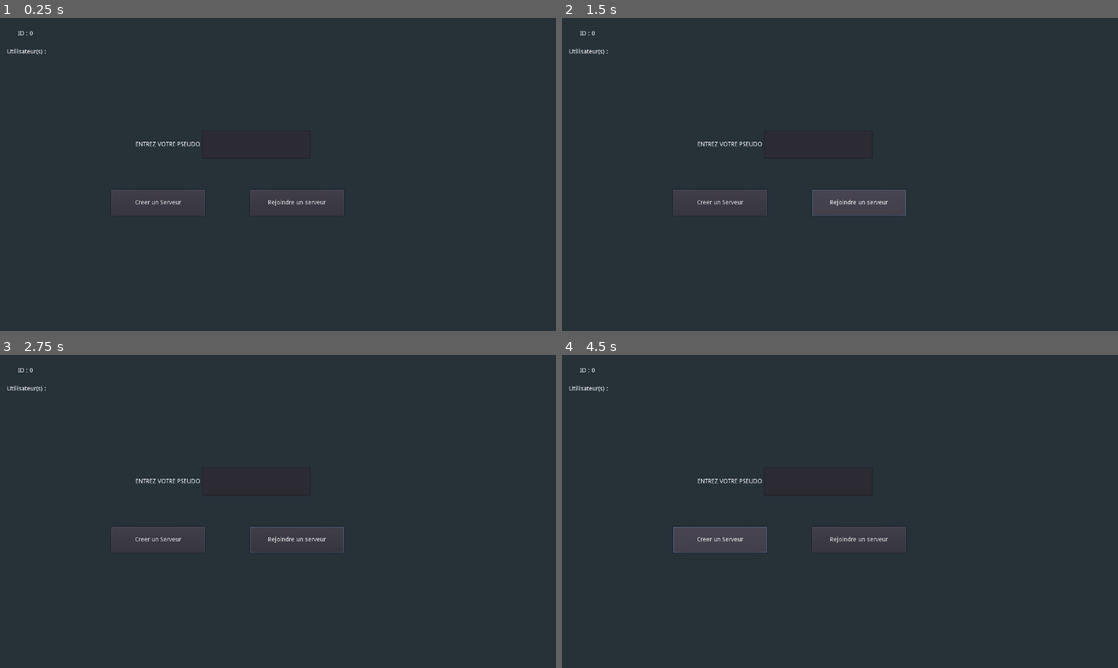
Above: before the commit, frames 1-4 (two rows, left to right).
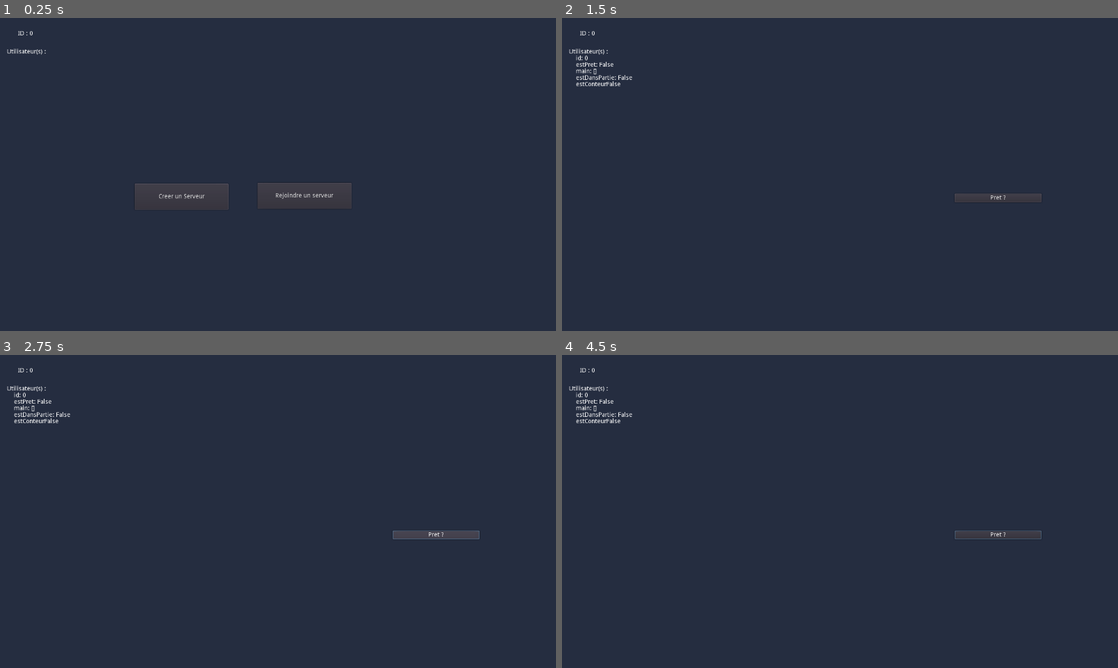
Above: after the commit, the same moments.

Repository: ArthurBajt/ARKED-Dixit-GODOT
Game: Godot game, scene res://Scenes/Menu/Menu.tscn
Same seed, same stepped clock (60 frames per second), same inputs: the game is played once before the commit and once after it.
Inputs (mouse positions are in pixels of both pictures, inside the frame that each line leads up to):
- Up to frame 1 (0.25 s): no input
- Up to frame 2 (1.5 s): click "Creer un Serveur" at 0.5 s; click (856, 202) at 1.25 s, where only the run before the commit has a clickable "Rejoindre un serveur"
- Up to frame 3 (2.75 s): click (433, 536) at 2 s, where only the run after the commit has a clickable "Pret ?"
- Up to frame 4 (4.5 s): click (717, 539) at 2.75 s, where only the run before the commit has a clickable "Creer un Serveur"; click (995, 536) at 3.5 s, where only the run after the commit has a clickable "Pret ?"; click (717, 539) at 4.25 s, where only the run before the commit has a clickable "Creer un Serveur"

The runs differ from the first frame. In frame 1, 1.4% of the frame differs, in the area x 20-64%, y 36-64%; in frame 2, 2.5%; in frame 3, 2.0%; in frame 4, 2.6%, in the area x 2-87%, y 11-64%.

Commit message:
Revert "Merge branch 'lobby' into dev"
This reverts commit 84af3b320c4fdaa22b2cd3a4b2cf376dcace10ec, reversing
changes made to 2e495673db41768b95c48e12c59cf2ec6392caba.

Diff:
--- a/Scenes/Chat/Chat.gd
+++ b/Scenes/Chat/Chat.gd
@@ -46,8 +46,8 @@
 	Network.envoieMessage(message4.get_text())
 	MessageBox.visible = !MessageBox.visible
 
-func afficheUpdateChat(name, msg):
-	ChatDisplay.text += "%s: %s \n" % [name,msg]
+func afficheUpdateChat(id, msg):
+	ChatDisplay.text += "[%s]: %s \n" % [id,msg]
 	AutoScroll()
 
 func AutoScroll():
--- a/Scenes/Debug/DebutNetwork.gd
+++ b/Scenes/Debug/DebutNetwork.gd
@@ -13,7 +13,6 @@
 
 	var utilisateursText = "Utilisateur(s) :\n"
 	for usId in Network.utilisateurs:
-		utilisateursText += "\t" + "pseudo: " + str(Network.utilisateurs[usId].nom)
 		utilisateursText += "\t" + "id: " + str(usId)
 		if "estPret" in Network.utilisateurs[usId]:
 			utilisateursText += "\n\t" + "estPret: " + str(Network.utilisateurs[usId].estPret)
--- a/Scenes/Menu/Menu.gd
+++ b/Scenes/Menu/Menu.gd
@@ -3,8 +3,6 @@
 
 onready var buttonCreer = $Ui/ButtonCreer
 onready var buttonRejoindre = $Ui/ButtonRejoindre
-
-var player_name = ""
 
 func _ready():
 	buttonCreer.text = R.getString("buttonCreer")
@@ -12,15 +10,10 @@
 
 
 func _on_ButtonCreer_pressed():
-	if(player_name != ""):
-		Network.creerServeur(player_name)
-		get_tree().change_scene("res://Scenes/Lobby/Lobby.tscn")
+	Network.creerServeur()
+	get_tree().change_scene("res://Scenes/Lobby/Lobby.tscn")
 
 
 func _on_ButtonRejoindre_pressed():
-	if(player_name != ""):
-		Network.rejoindreServeur(player_name)
-		get_tree().change_scene("res://Scenes/Lobby/Lobby.tscn")
-
-func _on_inputPseudo_text_changed(new_text):
-	player_name = new_text
+	Network.rejoindreServeur()
+	get_tree().change_scene("res://Scenes/Lobby/Lobby.tscn")
--- a/Scenes/Menu/Menu.tscn
+++ b/Scenes/Menu/Menu.tscn
@@ -6,58 +6,30 @@
 script = ExtResource( 1 )
 
 [node name="Ui" type="Control" parent="."]
-anchor_right = 1.0
-anchor_bottom = 1.0
-margin_top = 3.36731
-margin_bottom = 3.36731
+margin_right = 40.0
+margin_bottom = 40.0
 __meta__ = {
 "_edit_use_anchors_": false
 }
 
 [node name="ButtonCreer" type="Button" parent="Ui"]
-margin_left = 256.0
-margin_top = 392.0
-margin_right = 472.0
-margin_bottom = 452.0
+margin_left = 310.0
+margin_top = 381.0
+margin_right = 526.0
+margin_bottom = 441.0
 text = "Creer"
 __meta__ = {
 "_edit_use_anchors_": false
 }
 
 [node name="ButtonRejoindre" type="Button" parent="Ui"]
-margin_left = 576.0
-margin_top = 392.0
-margin_right = 792.0
-margin_bottom = 452.0
+margin_left = 593.0
+margin_top = 379.0
+margin_right = 809.0
+margin_bottom = 439.0
 text = "Rejoindre"
 __meta__ = {
 "_edit_use_anchors_": false
 }
-
-[node name="HBoxContainer" type="HBoxContainer" parent="Ui"]
-margin_left = 312.0
-margin_top = 256.0
-margin_right = 777.0
-margin_bottom = 320.0
-__meta__ = {
-"_edit_use_anchors_": false
-}
-
-[node name="Label" type="Label" parent="Ui/HBoxContainer"]
-margin_top = 25.0
-margin_right = 149.0
-margin_bottom = 39.0
-text = "Entrez votre pseudo"
-uppercase = true
-
-[node name="inputPseudo" type="LineEdit" parent="Ui/HBoxContainer"]
-margin_left = 153.0
-margin_right = 403.0
-margin_bottom = 64.0
-rect_min_size = Vector2( 250, 50 )
-__meta__ = {
-"_editor_description_": ""
-}
 [connection signal="pressed" from="Ui/ButtonCreer" to="." method="_on_ButtonCreer_pressed"]
 [connection signal="pressed" from="Ui/ButtonRejoindre" to="." method="_on_ButtonRejoindre_pressed"]
-[connection signal="text_changed" from="Ui/HBoxContainer/inputPseudo" to="." method="_on_inputPseudo_text_changed"]
--- a/Scripts/Network.gd
+++ b/Scripts/Network.gd
@@ -14,18 +14,16 @@
 
 
 
-func creerServeur(player_name):
+func creerServeur():
 	""" Creer un serveur """
-	dataStruct.nom = player_name
 	var peer = NetworkedMultiplayerENet.new()
 	peer.create_server(DEFAUT_PORT, MAX_UTILISATEURS)
 	get_tree().set_network_peer(peer)
 	_lobby_se_declarer()
 
 
-func rejoindreServeur(player_name):
+func rejoindreServeur():
 	""" Fait rejoindre un serveur à un utilisateur"""
-	dataStruct.nom = player_name
 	var peer = NetworkedMultiplayerENet.new()
 	peer.create_client(DEFAUT_IP, DEFAUT_PORT)
 	get_tree().set_network_peer(peer)
@@ -242,8 +240,6 @@
 
 func changeConteur(idJoueur):
 	rpc("declareChangementConteur", idJoueur)
-func envoieMessage(msg):
-	rpc("messageRecu", dataStruct.nom , msg)
 
 remotesync func declareChangementConteur(idJoueur):
 	emit_signal("ChangementConteur", idJoueur)
--- a/project.godot
+++ b/project.godot
@@ -35,7 +35,6 @@
 config/name="ARKED-Dixit-GODOT"
 run/main_scene="res://Scenes/Menu/Menu.tscn"
 config/icon="res://icon.png"
-config/windows_native_icon="res://icone.ico"
 
 [autoload]
 
@@ -54,5 +53,5 @@
 quality/driver/driver_name="GLES2"
 vram_compression/import_etc=true
 vram_compression/import_etc2=false
-environment/default_clear_color=Color( 0.14902, 0.192157, 0.219608, 1 )
+environment/default_clear_color=Color( 0.145098, 0.176471, 0.25098, 1 )
 environment/default_environment="res://default_env.tres"
Binary file changed: icon.png
Binary file removed: icone.ico
